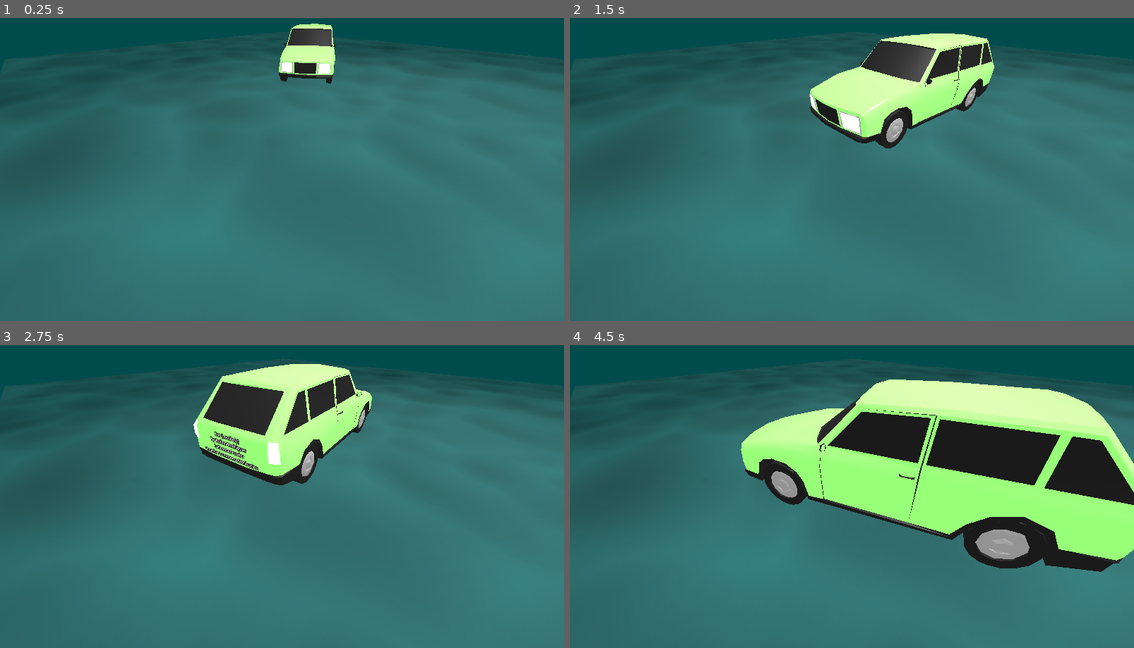
Above: before the commit, frames 1-4 (two rows, left to right).
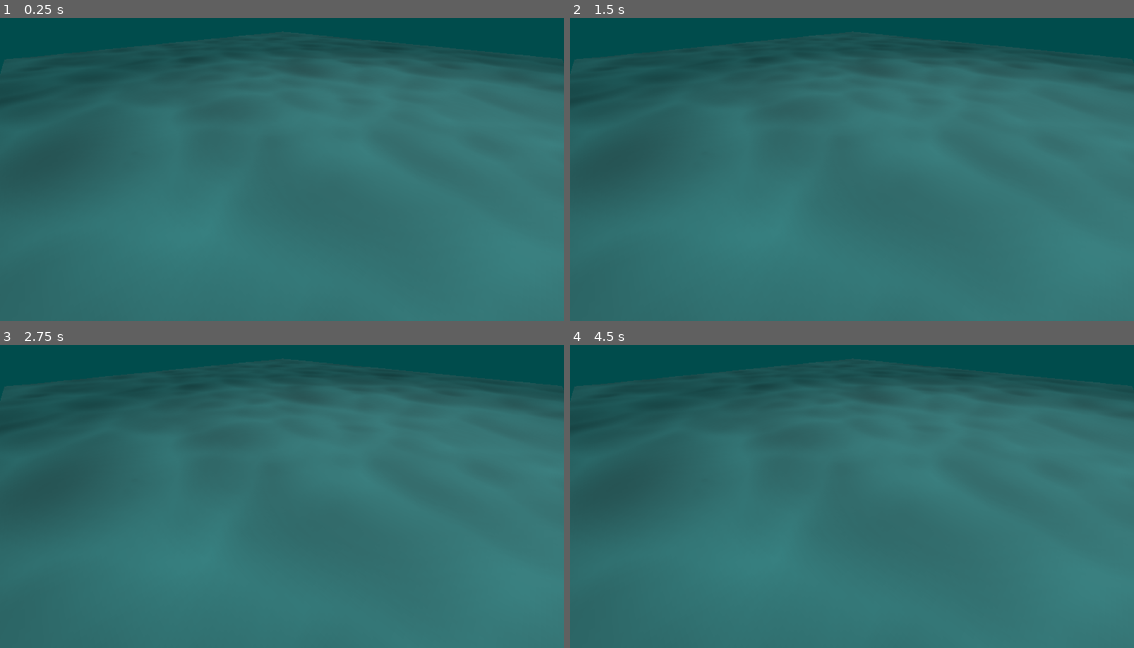
Above: after the commit, the same moments.

Repository: marcuserlandsson/Digosaur
Game: Godot game, scene res://Main.tscn
Same seed, same stepped clock (60 frames per second), same inputs: the game is played once before the commit and once after it.
Inputs (mouse positions are in pixels of both pictures, inside the frame that each line leads up to):
- Up to frame 1 (0.25 s): no input
- Up to frame 2 (1.5 s): move the mouse to (976, 148) at 0.52 s; move the mouse to (739, 178) at 1.27 s
- Up to frame 3 (2.75 s): move the mouse to (338, 420) at 2.02 s
- Up to frame 4 (4.5 s): move the mouse to (823, 554) at 2.77 s; move the mouse to (1021, 535) at 3.52 s; move the mouse to (682, 441) at 4.27 s

The runs differ from the first frame. In frame 1, 1.6% of the frame differs, in the area x 49-60%, y 1-22%; in frame 2, 8.0%; in frame 3, 9.0%; in frame 4, 31%, in the area x 30-100%, y 11-75%.

Commit message:
Hide car

Diff:
--- a/src/snowsand-project/my-godotshaders-main/CarTracksOnSnowOrSand/Main.tscn
+++ b/src/snowsand-project/my-godotshaders-main/CarTracksOnSnowOrSand/Main.tscn
@@ -85,6 +85,7 @@
 
 [node name="car" parent="." instance=ExtResource("5_r7oxn")]
 transform = Transform3D(1, 0, 0, 0, 1, 0, 0, 0, 1, 0, 0, 0.830201)
+visible = false
 script = ExtResource("2_bwx1l")
 
 [node name="RemoteTransform3D" type="RemoteTransform3D" parent="car"]
@@ -118,7 +119,7 @@
 transform = Transform3D(1, 0, 0, 0, 1, 0, 0, 0, 1, 0, 0, 0.830201)
 
 [node name="FrontLeft" type="CPUParticles3D" parent="SubViewport/RemoteParticles"]
-transform = Transform3D(-0.997109, -0.0759882, -3.32155e-09, 0, -4.37114e-08, 1, -0.0759882, 0.997109, 4.3585e-08, 0.39994, 0.063, -0.474836)
+transform = Transform3D(-0.997109, -0.0759882, -3.32155e-09, 0, -4.37114e-08, 1, -0.0759882, 0.997109, 4.3585e-08, 0, 0, -0.475)
 layers = 2
 amount = 100
 lifetime = 8.0
@@ -130,6 +131,7 @@
 
 [node name="FrontRight" type="CPUParticles3D" parent="SubViewport/RemoteParticles"]
 transform = Transform3D(-0.997109, -0.0759882, -3.32155e-09, 0, -4.37114e-08, 1, -0.0759882, 0.997109, 4.3585e-08, -0.397128, 0.0634864, -0.480409)
+visible = false
 layers = 2
 amount = 100
 lifetime = 8.0
@@ -141,6 +143,7 @@
 
 [node name="BackLeftt" type="CPUParticles3D" parent="SubViewport/RemoteParticles"]
 transform = Transform3D(-1, -8.74228e-08, -3.82137e-15, 0, -4.37114e-08, 1, -8.74228e-08, 1, 4.37114e-08, 0.393684, 0.0634864, 0.917897)
+visible = false
 layers = 2
 amount = 100
 lifetime = 8.0
@@ -152,6 +155,7 @@
 
 [node name="BackRight" type="CPUParticles3D" parent="SubViewport/RemoteParticles"]
 transform = Transform3D(-1, -8.74228e-08, -3.82137e-15, 0, -4.37114e-08, 1, -8.74228e-08, 1, 4.37114e-08, -0.401391, 0.0634864, 0.917897)
+visible = false
 layers = 2
 amount = 100
 lifetime = 8.0
Not shown, added: src/snowsand-project/my-godotshaders-main/CarTracksOnSnowOrSand/Main.tscn~RFe6a8e3.TMP
